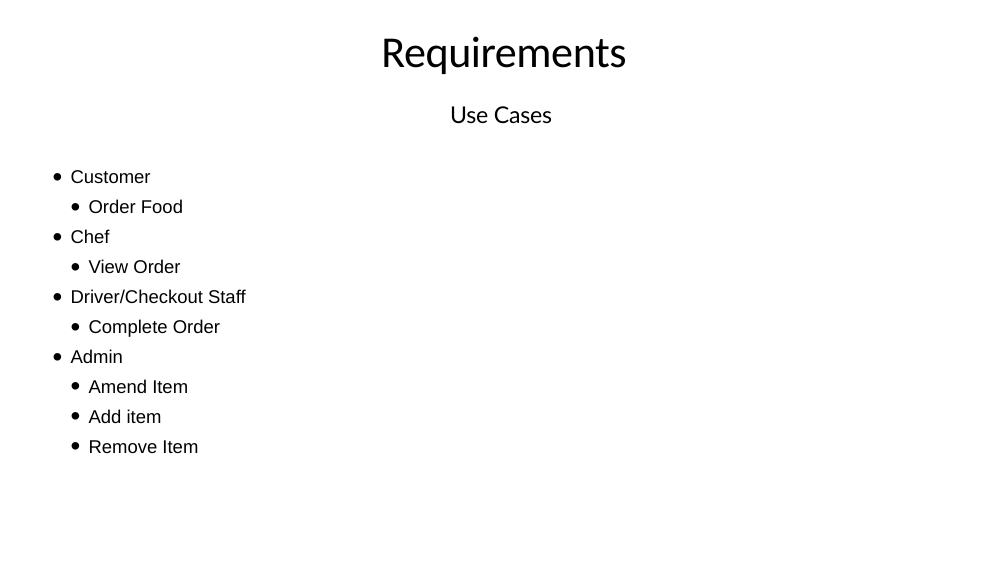
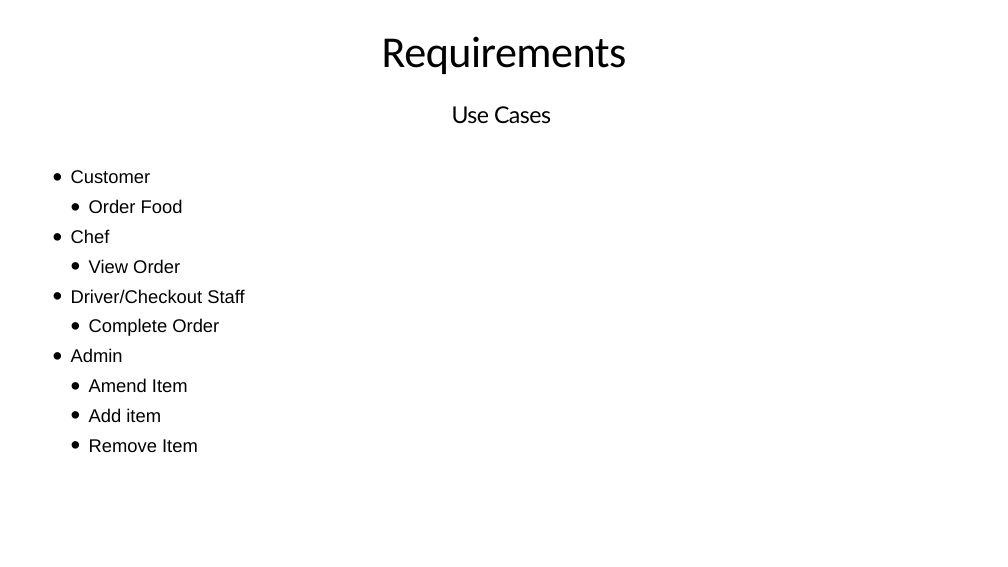
Before and after one commit to henryfallows13/Assesment3-DoghnutOrderSystem, a slide deck: slide 9 of Henry/Ford Order System Preasentation .pptx. Drawn at 1008x567 pixels with LibreOffice and Linux fonts; fonts in the diff are those of the drawing. Boxes give left, top, right and bottom in pixels: in the first picture for what was removed or moved away, otherwise in the second. Text is boxed around its words. In the diff, an @@ line names an element or a change of style, - is before the commit and + after.

Commit message:
Update To Presentation

```diff
--- a/Henry/Ford Order System Preasentation .pptx
+++ b/Henry/Ford Order System Preasentation .pptx
@@ text "Use Cases" at (x1=452, y1=106, x2=551, y2=124): letter spacing -0.4 to -1 pt @@
@@ text "Customer" at (x1=71, y1=170, x2=244, y2=452): size 35.2 to 35 pt @@
```
Also in this commit, not shown: 7 other slides changed, 10 slides added, 2 other files.
